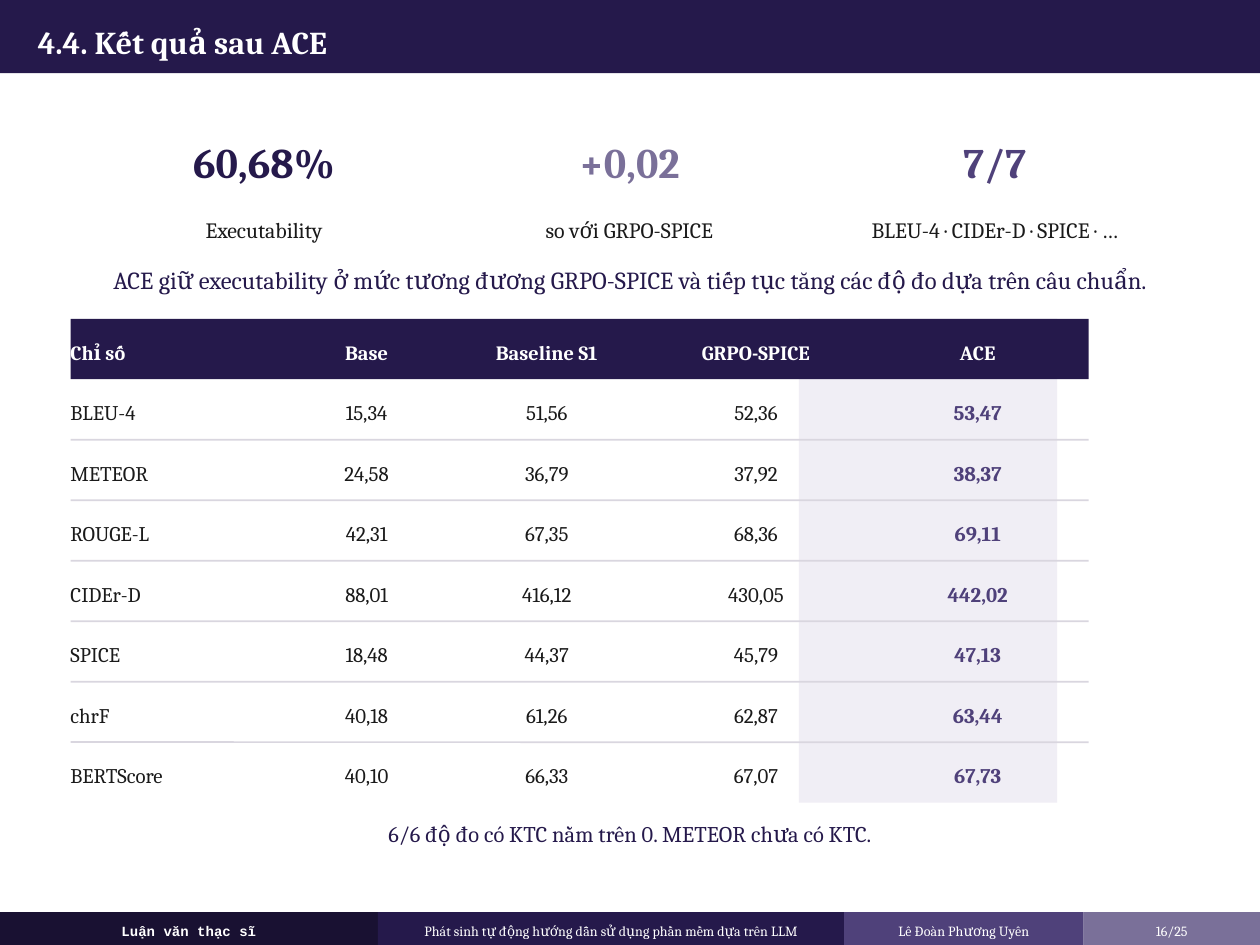
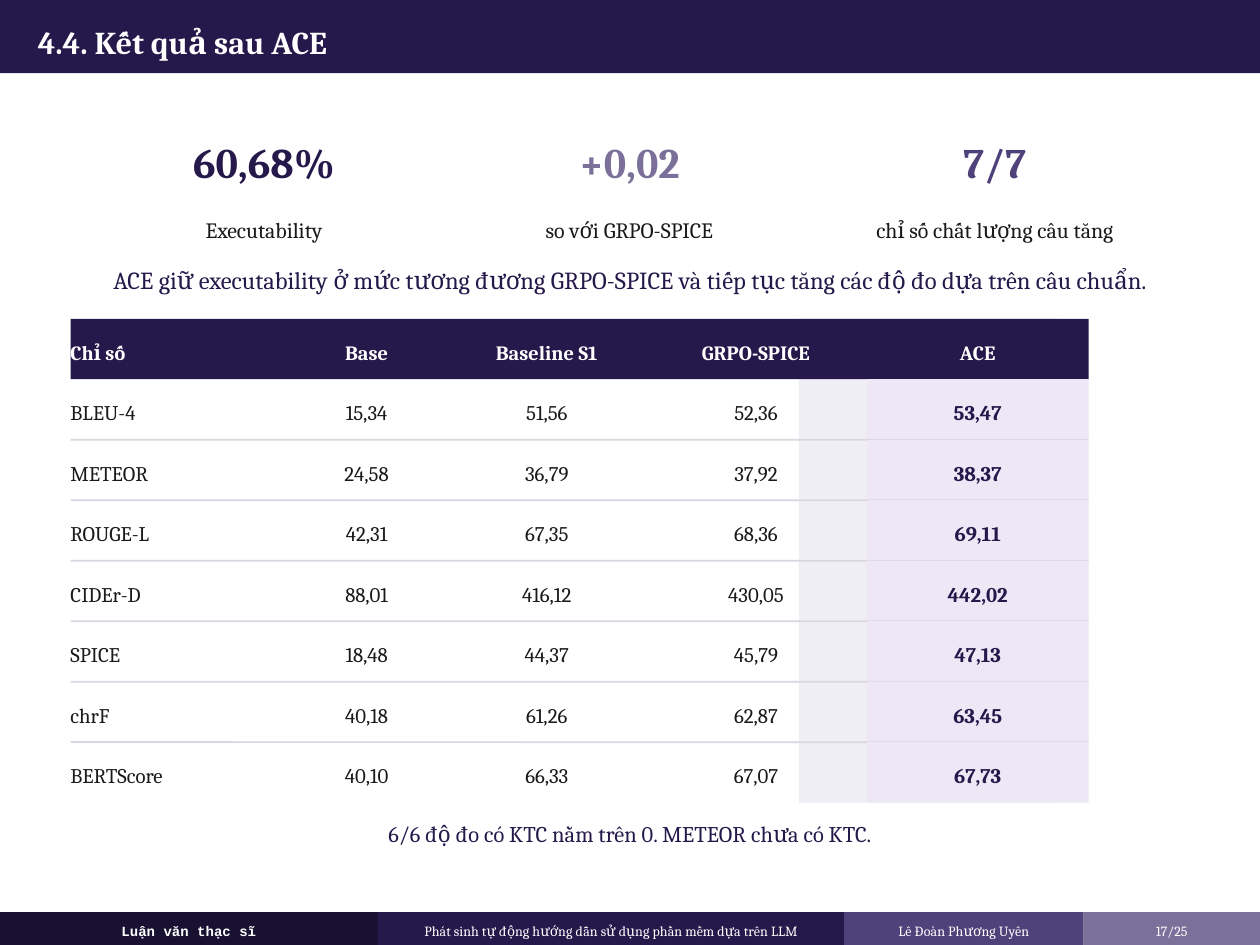
Before and after one commit to UyenLe0712/thesis, a slide deck: slide 17 of slides/LUAN_VAN_SLIDE_BAO_VE_CONCISE.pptx (slide 16 before the commit). Drawn at 1260x945 pixels with LibreOffice and Linux fonts; fonts in the diff are those of the drawing. Boxes give left, top, right and bottom in pixels: in the first picture for what was removed or moved away, otherwise in the second. Text is boxed around its words. In the diff, an @@ line names an element or a change of style, - is before the commit and + after.

```diff
--- a/slides/LUAN_VAN_SLIDE_BAO_VE_CONCISE.pptx
+++ b/slides/LUAN_VAN_SLIDE_BAO_VE_CONCISE.pptx
@@ text at (909, 222, 1114, 243): text changed @@
-BLEU-4 · CIDEr-D · SPICE · …
+chỉ số chất lượng câu tăng
@@ rectangle added at (867, 379, 1089, 440), fill #EDE7F6 @@
@@ rectangle added at (867, 440, 1089, 500), fill #EDE7F6 @@
@@ rectangle added at (867, 500, 1089, 561), fill #EDE7F6 @@
@@ rectangle added at (867, 561, 1089, 621), fill #EDE7F6 @@
@@ rectangle added at (867, 621, 1089, 682), fill #EDE7F6 @@
@@ rectangle added at (867, 682, 1089, 742), fill #EDE7F6 @@
@@ text at (953, 709, 1002, 726): text changed; text colour #4F417A to #25194B @@
-63,44
+63,45
@@ text colour #4F417A to #25194B in 6 elements at (954, 406, 1002, 423), (954, 467, 1002, 484), (955, 527, 1001, 544), (948, 588, 1008, 605), (954, 648, 1001, 665), (954, 769, 1001, 786) @@
@@ rectangle added at (867, 742, 1089, 803), fill #EDE7F6 @@
@@ text at (1156, 926, 1188, 938): text changed @@
-16/25
+17/25
```
Also in this commit, not shown: 22 other slides changed, 1 slide added, 2 slides removed, 1 other file.
